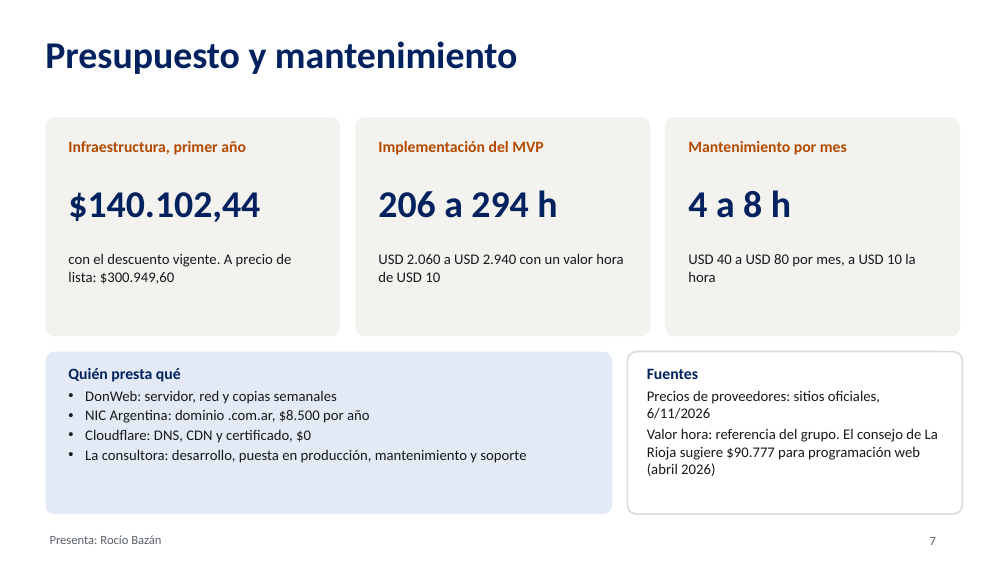
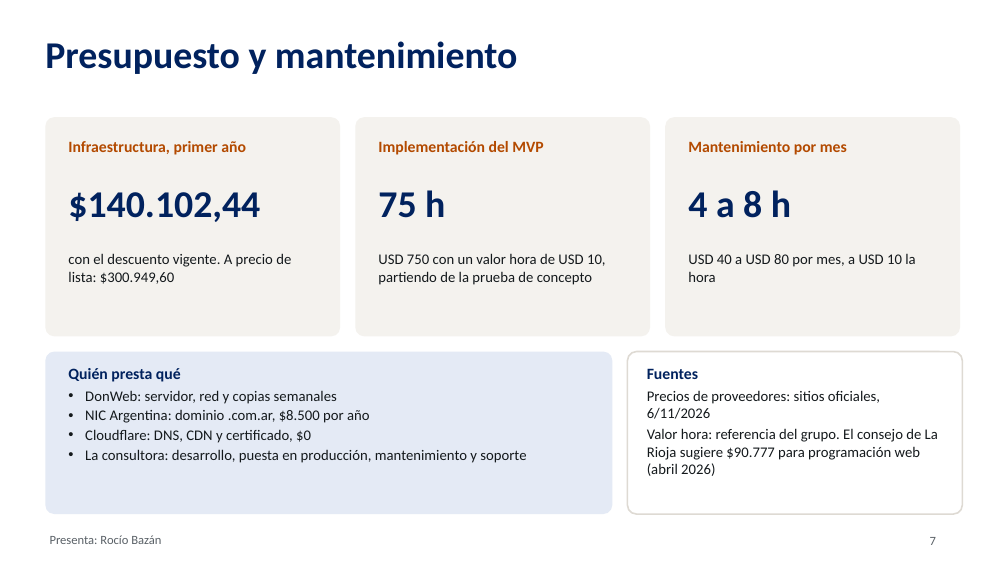
Before and after one commit to Jere3200/taller-ruiz, a slide deck: slide 7 of docs/diapositivas/diapositivas-taller-ruiz.pptx. Drawn at 1008x567 pixels with LibreOffice and Linux fonts; fonts in the diff are those of the drawing. Boxes give left, top, right and bottom in pixels: in the first picture for what was removed or moved away, otherwise in the second. Text is boxed around its words. In the diff, an @@ line names an element or a change of style, - is before the commit and + after.

Commit message:
Ajusta la implementación del MVP a 75 horas
- Propuesta y presupuesto: 75 horas (USD 750, unos $1.177.500), repartidas en las mismas tareas y estimadas a partir de lo que ya resuelve la prueba de concepto.
- Diapositivas: la tarjeta y las notas del presupuesto muestran el nuevo monto.

```diff
--- a/docs/diapositivas/diapositivas-taller-ruiz.pptx
+++ b/docs/diapositivas/diapositivas-taller-ruiz.pptx
@@ text at [378, 190, 445, 218]: text changed @@
-206 a 294 h
+75 h
@@ text at [378, 253, 606, 285]: text changed @@
-USD 2.060 a USD 2.940 con un valor hora de USD 10
+USD 750 con un valor hora de USD 10, partiendo de la prueba de concepto
```
Also in this commit, not shown: 6 other files.
